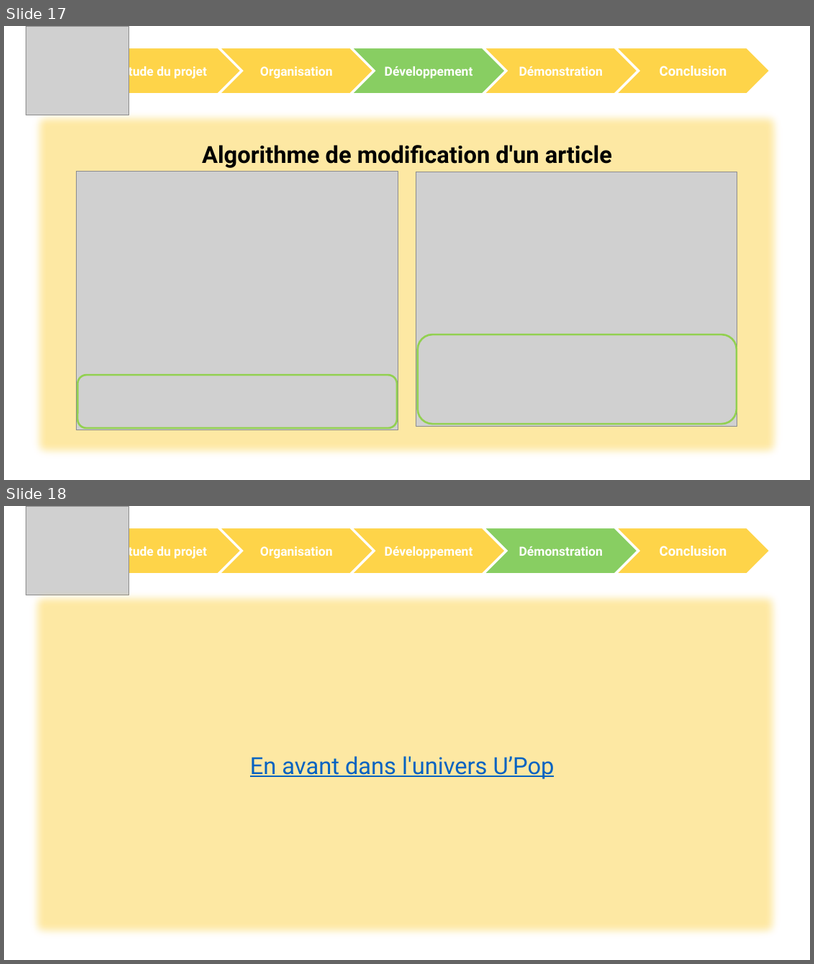
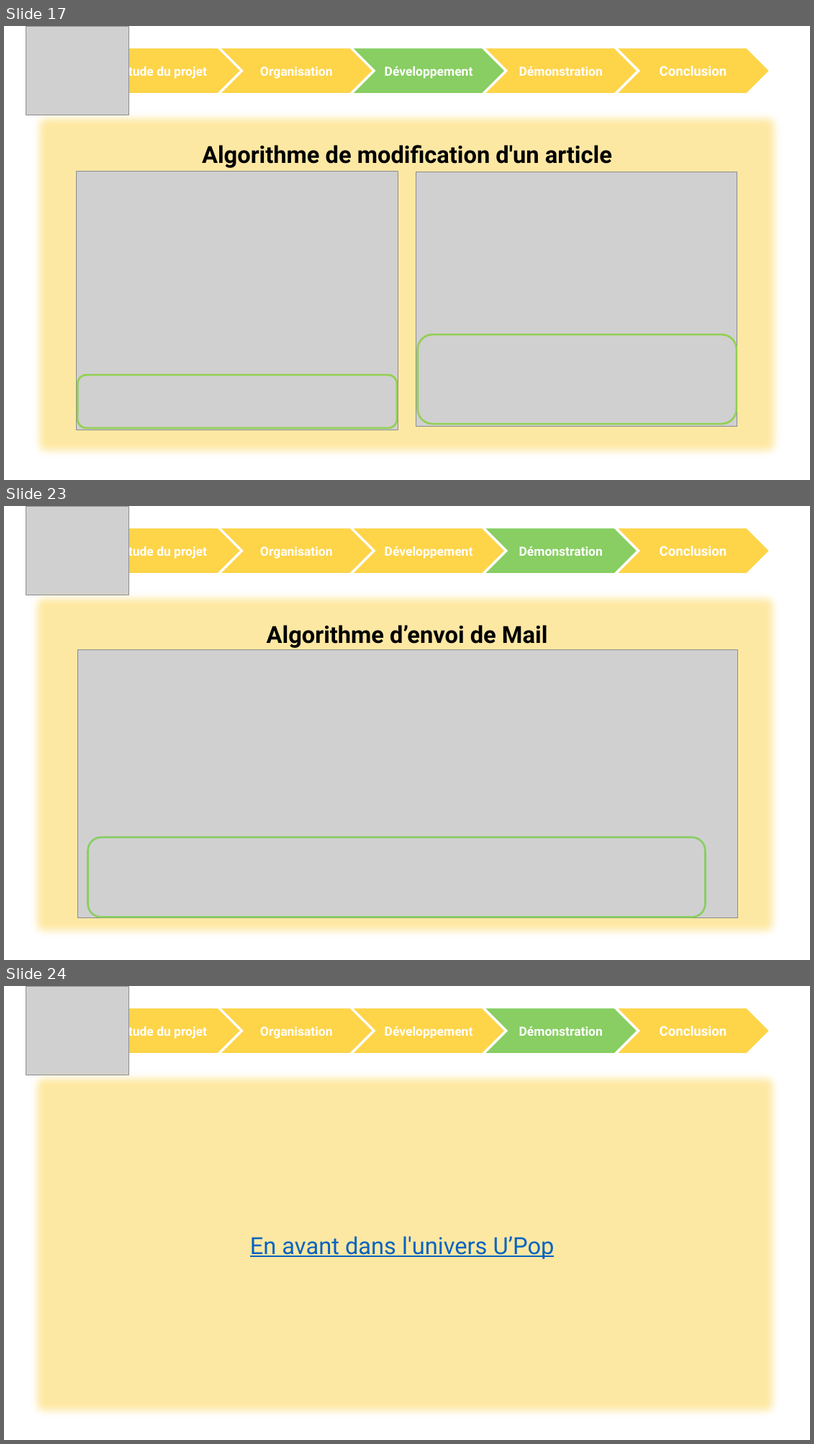
Before and after one commit to ChampemeDylan/UPOP, a slide deck: DIAPO.pptx. Shown one above the other, each under a label of ours: slides 17 and 18 before the commit, slides 17, 23 and 24 after it; the slides between them are not shown. The pictures are 814x964 and 814x1444 pixels, drawn with LibreOffice and Linux fonts; fonts in the diff are those of the drawing; grey boxes stand for pictures; background and template pictures are left out. Boxes give left, top, right and bottom in pixels: in the first picture for what was removed or moved away, otherwise in the second. Text is boxed around its words. In the diff, an @@ line names an element or a change of style, - is before the commit and + after.

```diff
--- a/DIAPO.pptx
+++ b/DIAPO.pptx
@@ slide 23 added at (4, 506, 810, 960), background picture (left out) @@
@@ group added at (26, 506, 771, 595): 5 chevrons, 1 picture @@
+Etude du projet
+Conclusion
+Organisation
+Développement
+Démonstration
@@ rectangle added at (26, 587, 786, 942), fill #FED449 at 50% opacity @@
@@ text added at (267, 625, 548, 648), 28 pt, text #000000, bold @@
+Algorithme d’envoi de Mail
@@ picture added at (77, 649, 738, 918) @@
@@ rounded rectangle added at (88, 837, 706, 917), outline #88CE62 2.25 pt @@
@@ what was slide 18 is now slide 24 @@
```
Also in this commit, not shown: 3 slides changed, 5 other slides added.
